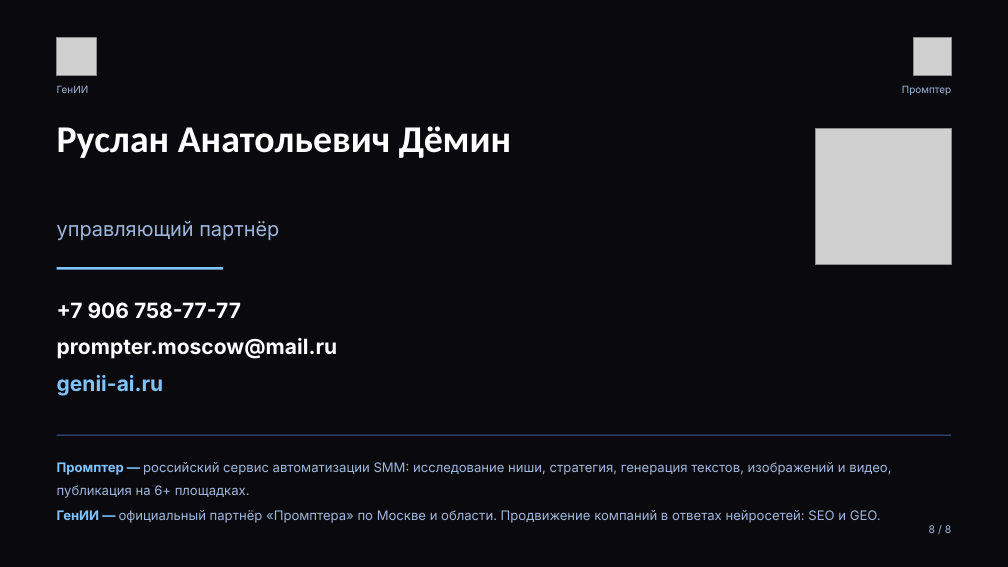
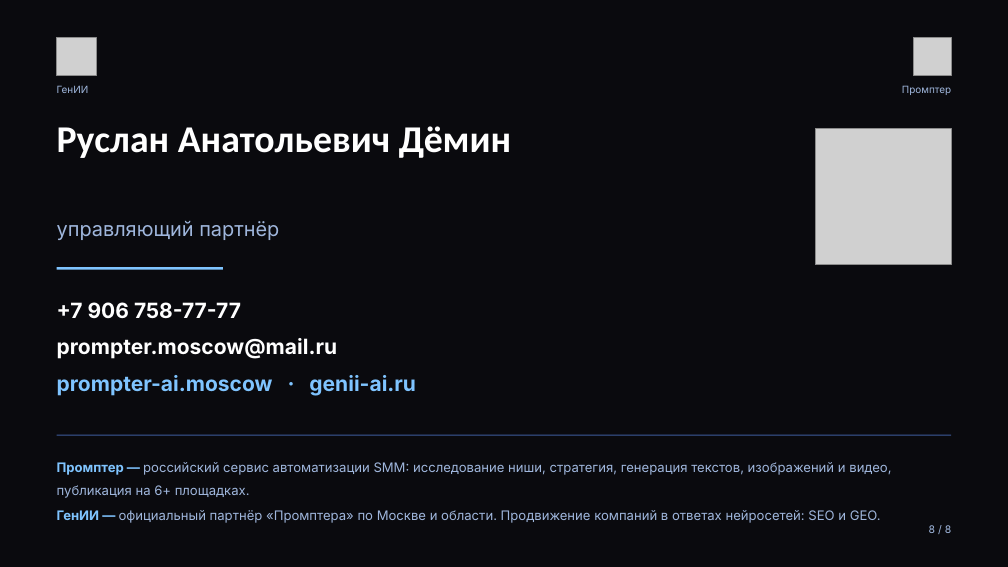
Before and after one commit to injusticebeast802-coder/taste-skill, a slide deck: slide 8 of pressa/press-kit-genii-prompter.pptx. Drawn at 1008x567 pixels with LibreOffice and Linux fonts; fonts in the diff are those of the drawing; grey boxes stand for pictures. Boxes give left, top, right and bottom in pixels: in the first picture for what was removed or moved away, otherwise in the second. Text is boxed around its words. In the diff, an @@ line names an element or a change of style, - is before the commit and + after.

```diff
--- a/pressa/press-kit-genii-prompter.pptx
+++ b/pressa/press-kit-genii-prompter.pptx
@@ text at (x1=57, y1=375, x2=416, y2=396): text changed @@
-genii-ai.ru
+prompter-ai.moscow · genii-ai.ru
```
Also in this commit, not shown: 1 other slide changed, 6 other files.
